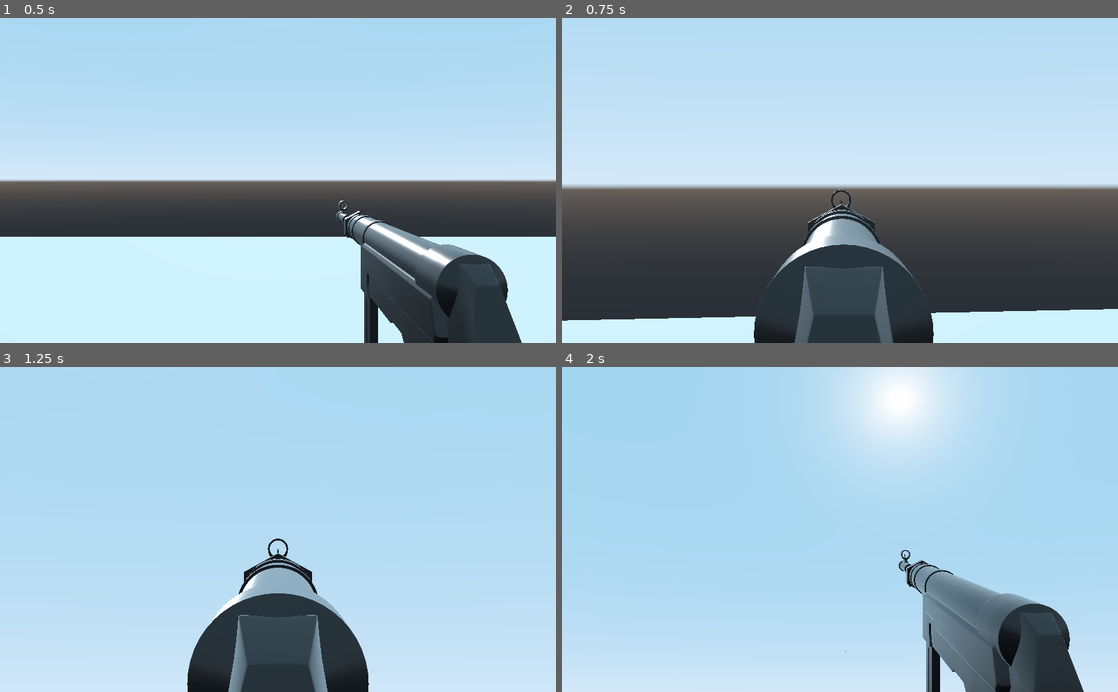
Above: before the commit, frames 1-4 (two rows, left to right).
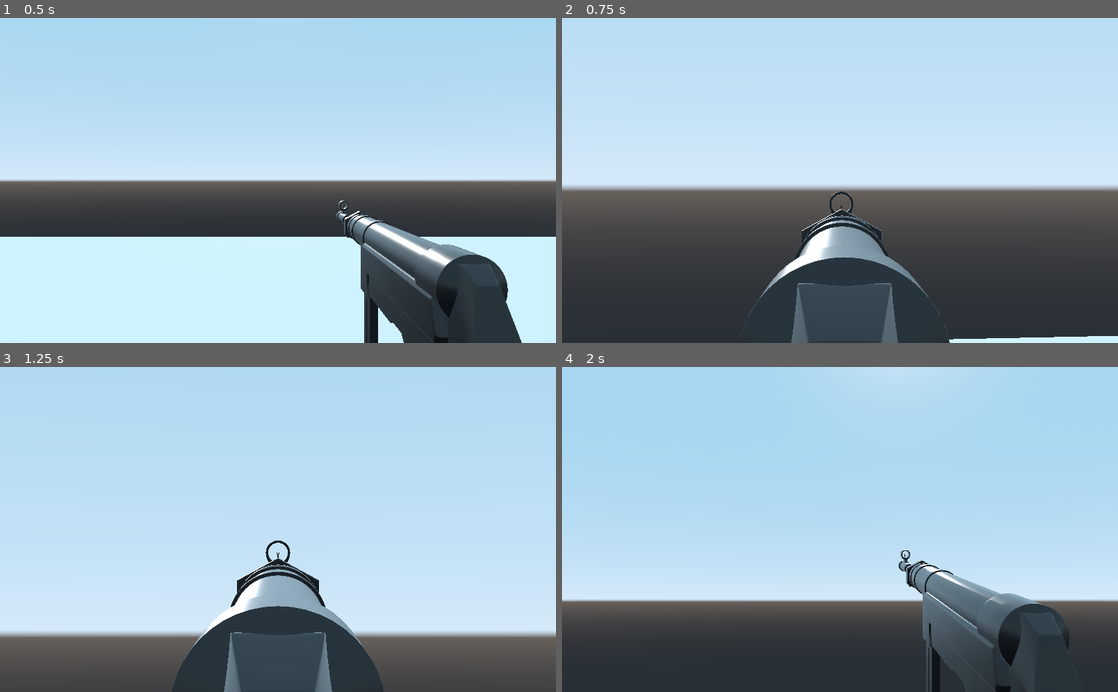
Above: after the commit, the same moments.

Repository: mogilyoy/wb_ozn_fight
Game: Godot game, scene res://Scens/Сцена нищих тестов.tscn
Same seed, same stepped clock (60 frames per second), same inputs: the game is played once before the commit and once after it. This scene is started directly instead of the project's main scene.
Inputs (mouse positions are in pixels of both pictures, inside the frame that each line leads up to):
- Up to frame 1 (0.5 s): no input
- Up to frame 2 (0.75 s): tap Enter at 0.5 s; move the mouse to (867, 180) at 0.52 s; hold W (move_forward) from 0.53 s (still down); hold Right mouse button (aim) from 0.53 s (still down)
- Up to frame 3 (1.25 s): keep holding W (move_forward); keep holding Right mouse button (aim); tap Space (jump) at 0.77 s; click (305, 529) at 0.8 s
- Up to frame 4 (2 s): keep holding W (move_forward); move the mouse to (812, 529) at 1.27 s; release Right mouse button (aim) at 1.28 s; click (812, 529) at 1.35 s; tap Space (jump) at 1.52 s; right-click (812, 529) at 1.55 s

Frame 1 is identical in both runs. In frame 2, 9.4% of the frame differs, in the area x 0-100%, y 51-100%; in frame 3, 16%; in frame 4, 36%, in the area x 0-100%, y 0-100%.

Commit message:
норм отдача

Diff:
--- a/Scens/Player1_test.tscn
+++ b/Scens/Player1_test.tscn
@@ -23,6 +23,7 @@
 fov = 38.5
 script = ExtResource( 3 )
 camera_path = NodePath(".")
+gun_path = NodePath("mp40")
 
 [node name="mp40" parent="Camera" instance=ExtResource( 2 )]
 transform = Transform( -1.32141e-08, 0, 0.302303, 0, 0.302303, 0, -0.302303, 0, -1.32141e-08, 0.257, -0.353, -1.185 )
--- a/Scens/ПУШКА.tscn
+++ b/Scens/ПУШКА.tscn
@@ -6,6 +6,7 @@
 
 [sub_resource type="Animation" id=1]
 length = 0.001
+loop = true
 tracks/0/type = "value"
 tracks/0/path = NodePath("Plane:translation")
 tracks/0/interp = 1
@@ -164,3 +165,7 @@
 transform = Transform( 1, 0, 0, 0, 1, 0, 0, 0, 1, 2.34635, 0.694188, 0 )
 enabled = true
 cast_to = Vector3( -1000, 0, 0 )
+
+[node name="Timer" type="Timer" parent="." index="7"]
+
+[connection signal="timeout" from="Timer" to="." method="_on_Timer_timeout"]
--- a/Scripts/camera.gd
+++ b/Scripts/camera.gd
@@ -1,18 +1,23 @@
 extends Camera
 
-var fv = {'Default': 38.5, 'ADS': 18}
+var fv = {'Default': 38.5, 'ADS': 15}
 const ADS_LERP = 20
 export var camera_path: NodePath
+export var gun_path: NodePath
 var camera: Camera
+var gun: Spatial
 
 func _ready():
 	camera = get_node(camera_path)# Replace with function body.
+	gun = get_node(gun_path)
 
 func _physics_process(delta):
 	if Input.is_action_pressed("aim"):
 		camera.fov = lerp(camera.fov, fv['ADS'], ADS_LERP * delta)
 	else:
 		camera.fov = lerp(camera.fov, fv['Default'], ADS_LERP * delta)
-	if Input.is_action_pressed("shoot"):
+	if Input.is_action_just_pressed("shoot"):
+		gun.ShootGun()
 		var spam = camera.rotation_degrees.x
-		camera.rotation_degrees.x = lerp(camera.rotation_degrees.x, camera.rotation_degrees.x + 5, 0.5)
+		camera.rotation_degrees.x = lerp(camera.rotation_degrees.x, camera.rotation_degrees.x + 3, 1.5)
+		camera.rotation_degrees.y = lerp(camera.rotation_degrees.y, camera.rotation_degrees.y + rand_range(-2, 2), rand_range(-2, 2))
--- a/Scripts/ПУШКА.gd
+++ b/Scripts/ПУШКА.gd
@@ -8,10 +8,14 @@
 onready var raycast = $RayCast
 onready var bullet = preload("res://Scens/Пуля дура.tscn") # загружаем в игру пулю
 
+var mag = 30
+
 export var default_positon: Vector3
 export var ads_positon: Vector3
 
 var fv = {'Default': 38.5, 'ADS': 18}
+
+onready var timer = get_node("Timer")
 
 # Called when the node enters the scene tree for the first time.
 func _ready():
@@ -19,16 +23,25 @@
 	pass
 
 func _physics_process(delta):
-	if Input.is_action_just_pressed("shoot"):
+
+	if Input.is_action_pressed("aim"):
+		transform.origin = transform.origin.linear_interpolate(ads_positon, ADS_LERP * delta)
+	else:
+		transform.origin = transform.origin.linear_interpolate(default_positon, ADS_LERP * delta)
+
+	if Input.is_action_just_pressed("reload"):
+		mag = 30
+
+func ShootGun():
+	if mag > 0:
 		if raycast.is_colliding():
 			var b = bullet.instance()
 			muzzle.add_child(b)
 			b.look_at(raycast.get_collision_point(), Vector3.UP)
 			b.SHOOT()
+			mag -= 1
 			animation.stop()
 			animation.play("Отдача")
 
-	if Input.is_action_pressed("aim"):
-		transform.origin = transform.origin.linear_interpolate(ads_positon, ADS_LERP * delta)
-	else:
-		transform.origin = transform.origin.linear_interpolate(default_positon, ADS_LERP * delta)
+func _on_Timer_timeout():
+	pass
--- a/project.godot
+++ b/project.godot
@@ -55,6 +55,11 @@
 "events": [ Object(InputEventMouseButton,"resource_local_to_scene":false,"resource_name":"","device":-1,"alt":false,"sh …(213 unchanged characters)…
  ]
 }
+reload={
+"deadzone": 0.5,
+"events": [ Object(InputEventKey,"resource_local_to_scene":false,"resource_name":"","device":0,"alt":false,"shift":false,"control":false,"meta":false,"command":false,"pressed":false,"scancode":0,"physical_scancode":82,"unicode":0,"echo":false,"script":null)
+ ]
+}
 
 [physics]
 
Not shown, added: Sounds/c96b6ec8a3de0b4 (mp3cut.net).mp3.import
Not shown, added: Sounds/c96b6ec8a3de0b4 (mp3cut.net).mp3
